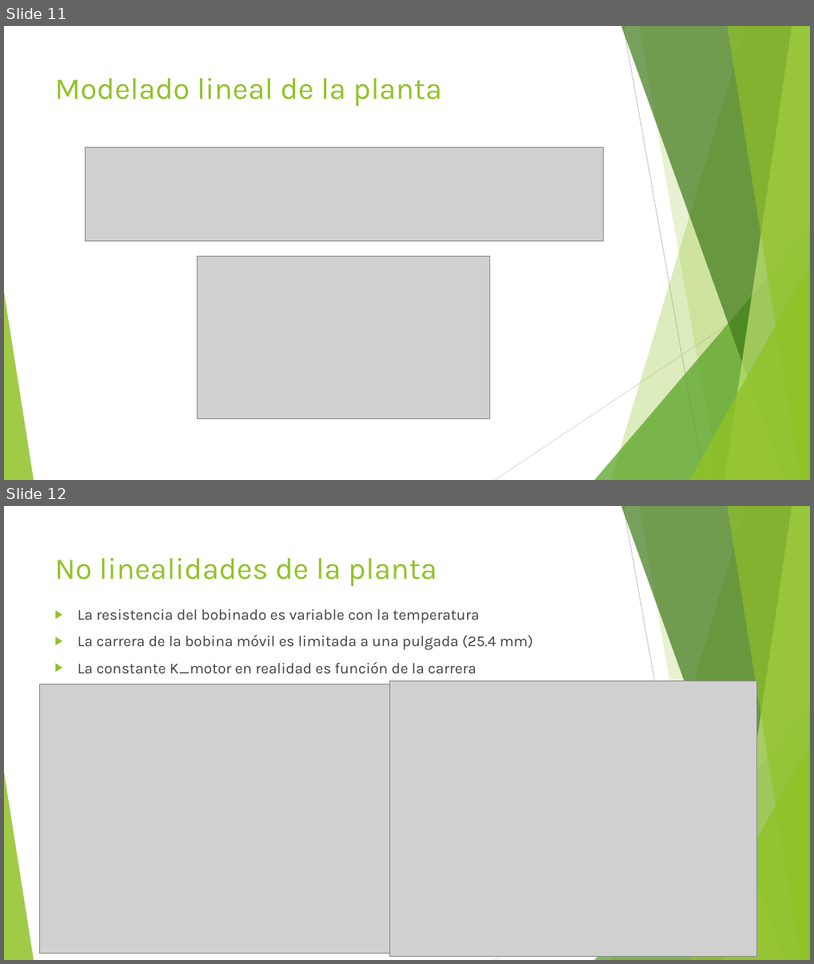
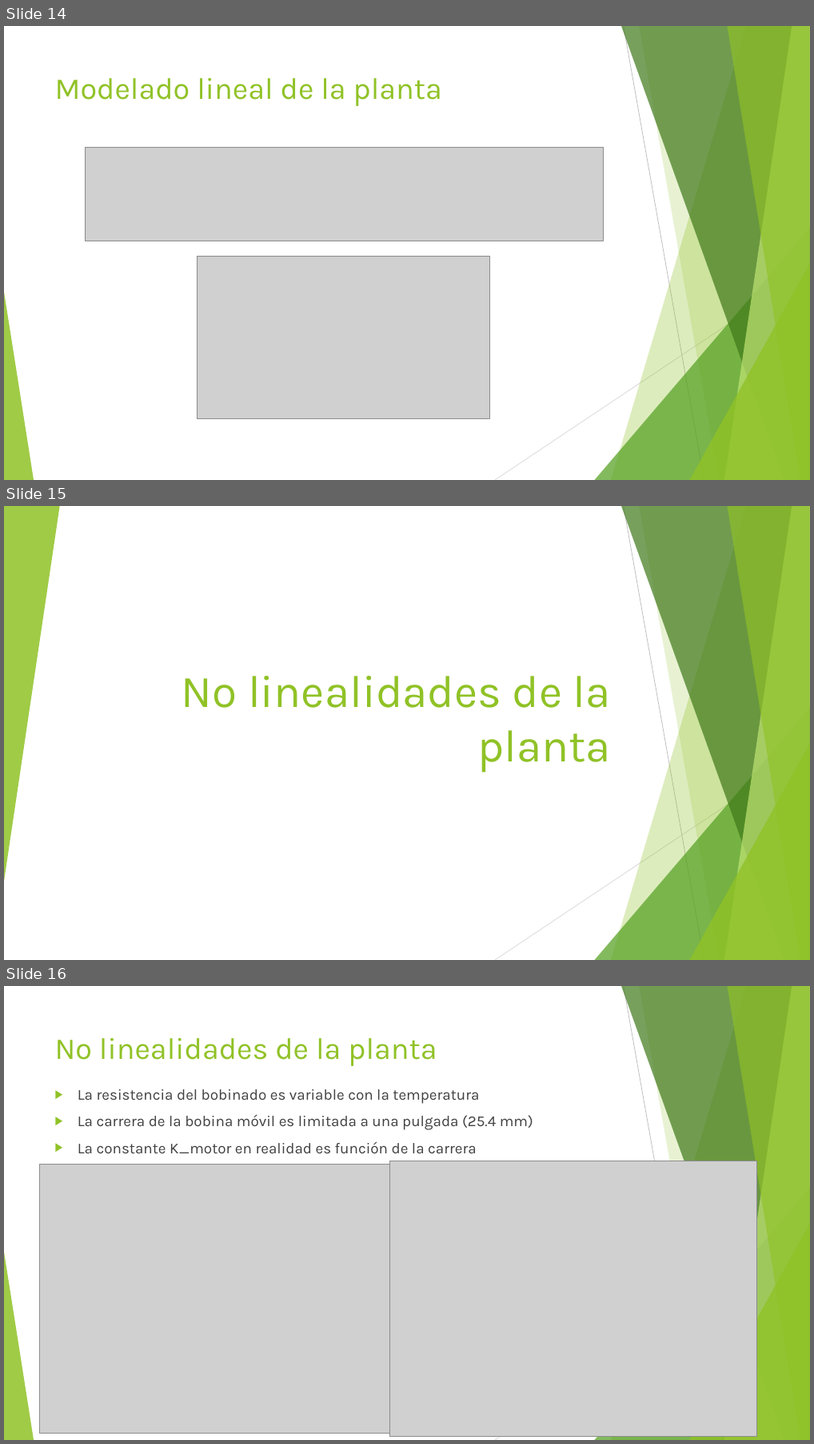
Before and after one commit to Panchardo/ControlYSistemas2025, a slide deck: Proyecto Final/Control de excitador electrodinámico para pruebas de vibraciones.pptx. Shown one above the other, each under a label of ours: slides 11 and 12 before the commit, slides 14, 15 and 16 after it. The pictures are 814x964 and 814x1444 pixels, drawn with LibreOffice and Linux fonts; fonts in the diff are those of the drawing; grey boxes stand for pictures. Boxes give left, top, right and bottom in pixels: in the first picture for what was removed or moved away, otherwise in the second. Text is boxed around its words. In the diff, an @@ line names an element or a change of style, - is before the commit and + after.

```diff
--- a/Proyecto Final/Control de excitador electrodinámico para pruebas de vibraciones.pptx
+++ b/Proyecto Final/Control de excitador electrodinámico para pruebas de vibraciones.pptx
@@ slide 15 added at <box>4,506,810,960</box>, background #FFFFFF; not listed: 9 template elements that a slide beside it also shows @@
@@ triangle added at <box>4,506,60,881</box>, fill #90C226 at 85% opacity @@
@@ title added at <box>182,676,611,772</box>, 54 pt, text #90C226 @@
+No linealidades de la planta
@@ what was slide 11 is now slide 14 @@
@@ what was slide 12 is now slide 16 @@
```
Also in this commit, not shown: 1 slide changed, 4 other slides added, 2 other files.
